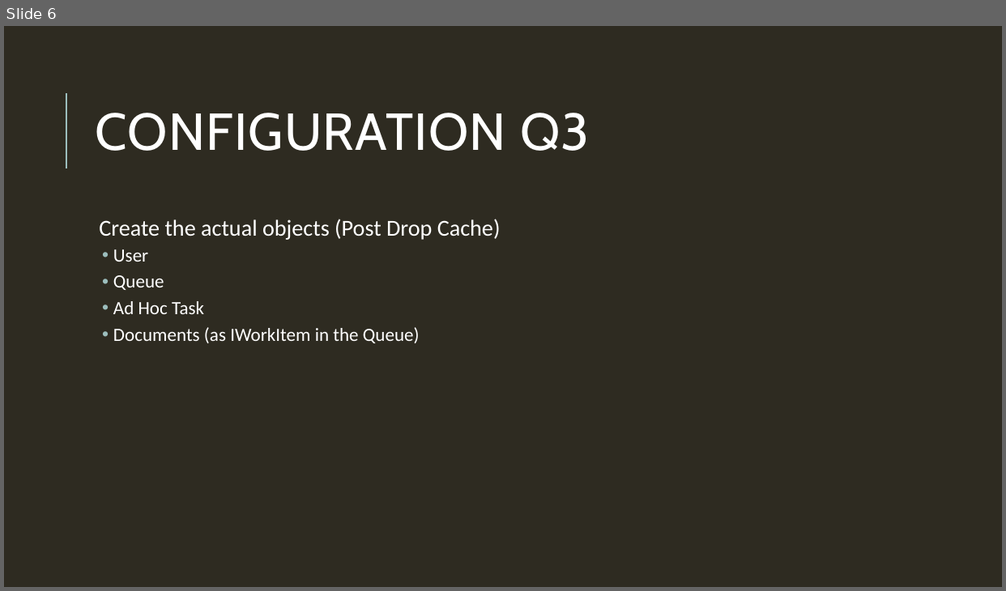
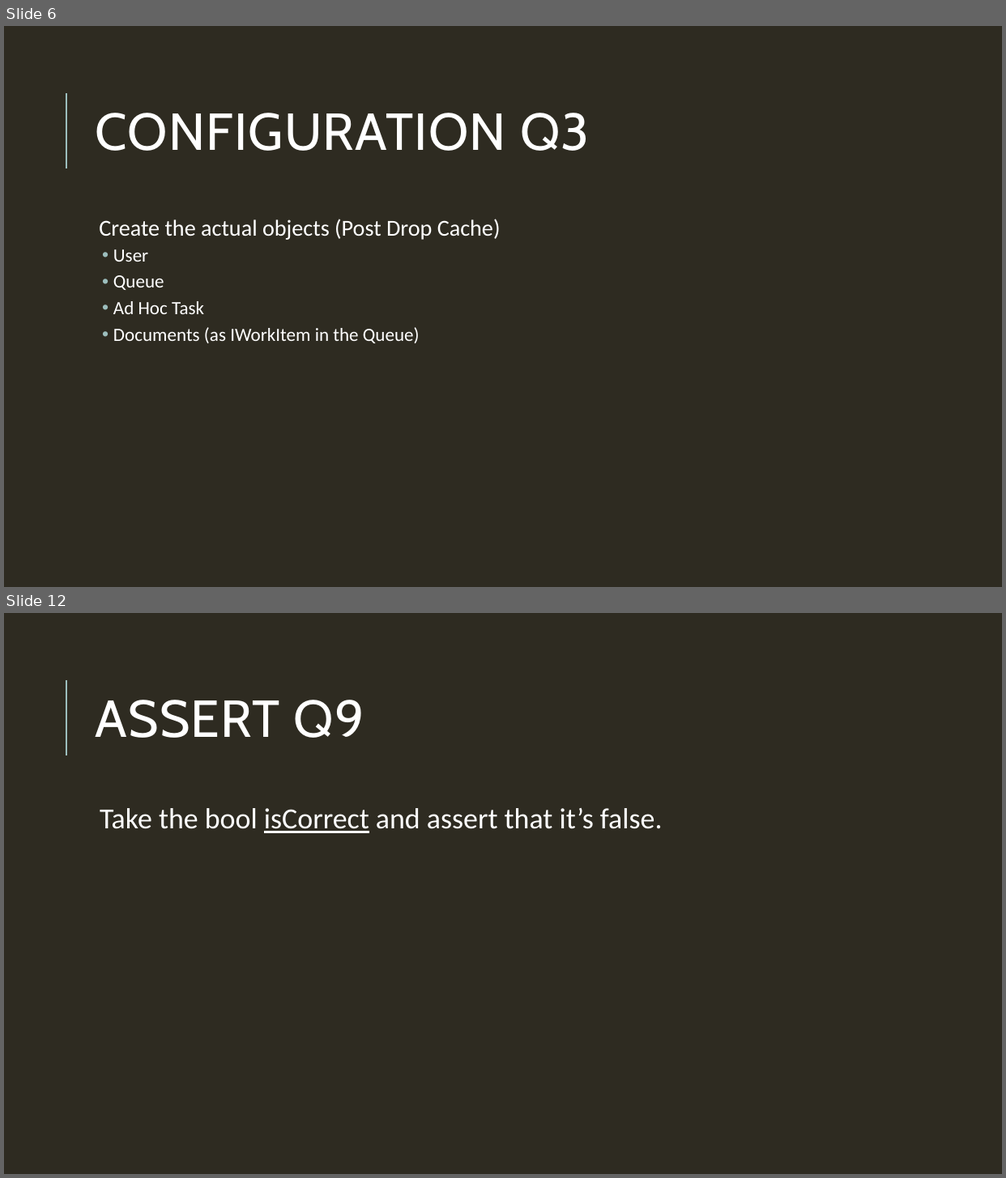
Before and after one commit to mchiricohyland/TEgit, a slide deck: It’s so easy, Tyler can do it.pptx. Shown one above the other, each under a label of ours: slide 6 before the commit, slides 6 and 12 after it; the slides between them are not shown. The pictures are 1006x591 and 1006x1178 pixels, drawn with LibreOffice and Linux fonts; fonts in the diff are those of the drawing. Boxes give left, top, right and bottom in pixels: in the first picture for what was removed or moved away, otherwise in the second. Text is boxed around its words. In the diff, an @@ line names an element or a change of style, - is before the commit and + after.

Commit message:
Initial Add of Assert Questions and Answers

```diff
--- a/It’s so easy, Tyler can do it.pptx
+++ b/It’s so easy, Tyler can do it.pptx
@@ slide 12 added at (x1=4, y1=613, x2=1002, y2=1174), background #2E2B21; not listed: 1 template element that a slide beside it also shows @@
@@ title added at (x1=96, y1=700, x2=364, y2=738), 50 pt, text #FFFFFF @@
+ASSERT Q9
@@ text added at (x1=100, y1=808, x2=663, y2=833), 28 pt, text #FFFFFF @@
+  Take the bool isCorrect and assert that it’s false.
```
Also in this commit, not shown: 3 slides changed, 2 other slides added, 15 other files.
